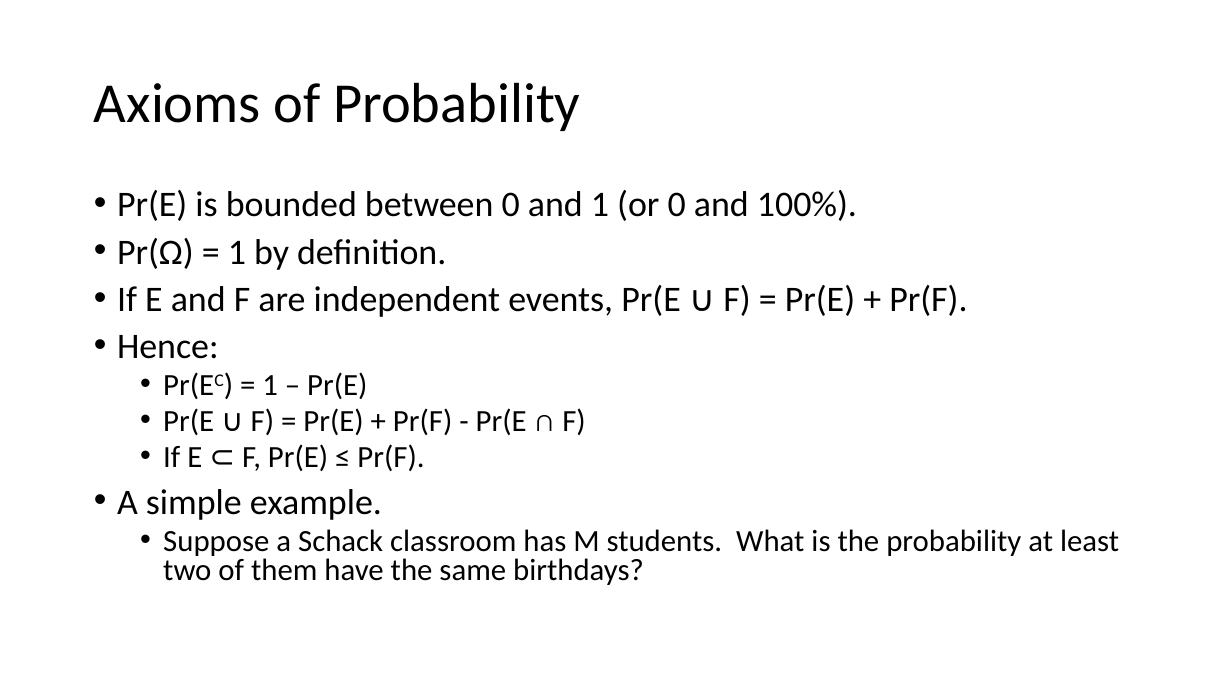
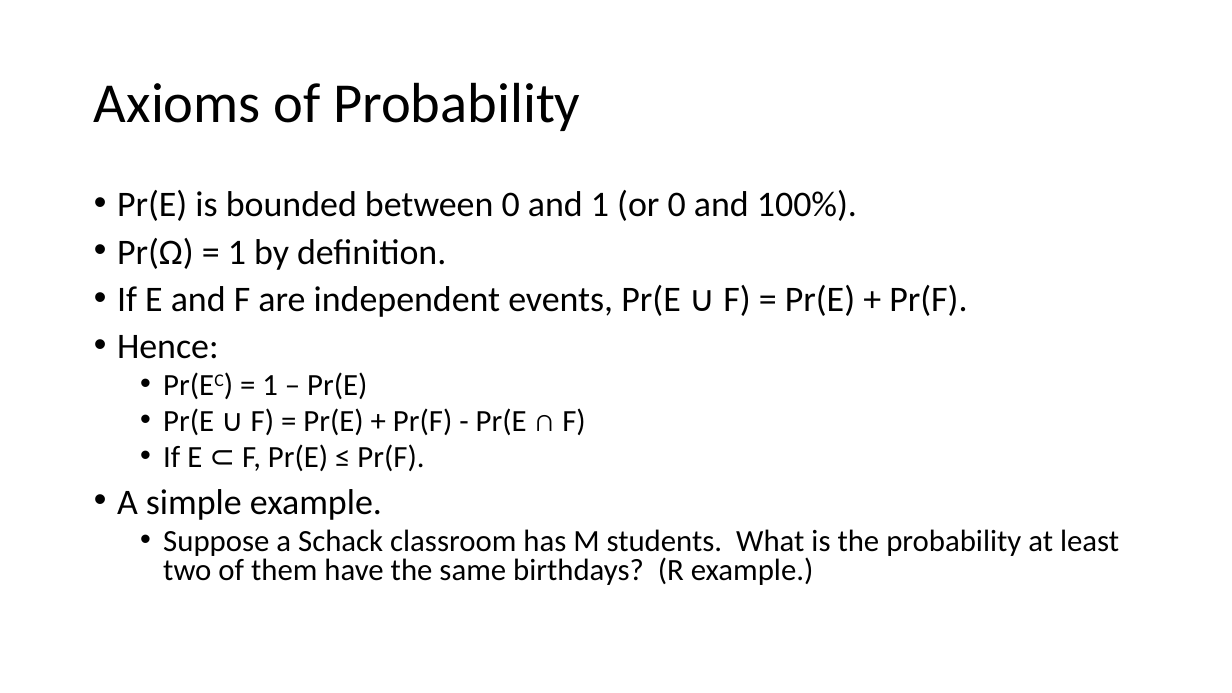
Before and after one commit to thsavage/Code-Shards, a slide deck: slide 10 of Session 1.pptx (slide 8 before the commit). Drawn at 1232x693 pixels with LibreOffice and Linux fonts; fonts in the diff are those of the drawing. Boxes give left, top, right and bottom in pixels: in the first picture for what was removed or moved away, otherwise in the second. Text is boxed around its words. In the diff, an @@ line names an element or a change of style, - is before the commit and + after.

```diff
--- a/Session 1.pptx
+++ b/Session 1.pptx
@@ text at (163,529,1119,585): text changed @@
-  • Suppose a Schack classroom has M students. What is the probability at least two of them have the same birthdays?
+  • Suppose a Schack classroom has M students. What is the probability at least two of them have the same birthdays? (R example.)
```
Also in this commit, not shown: 10 other slides changed, 7 slides added, 1 other file.
